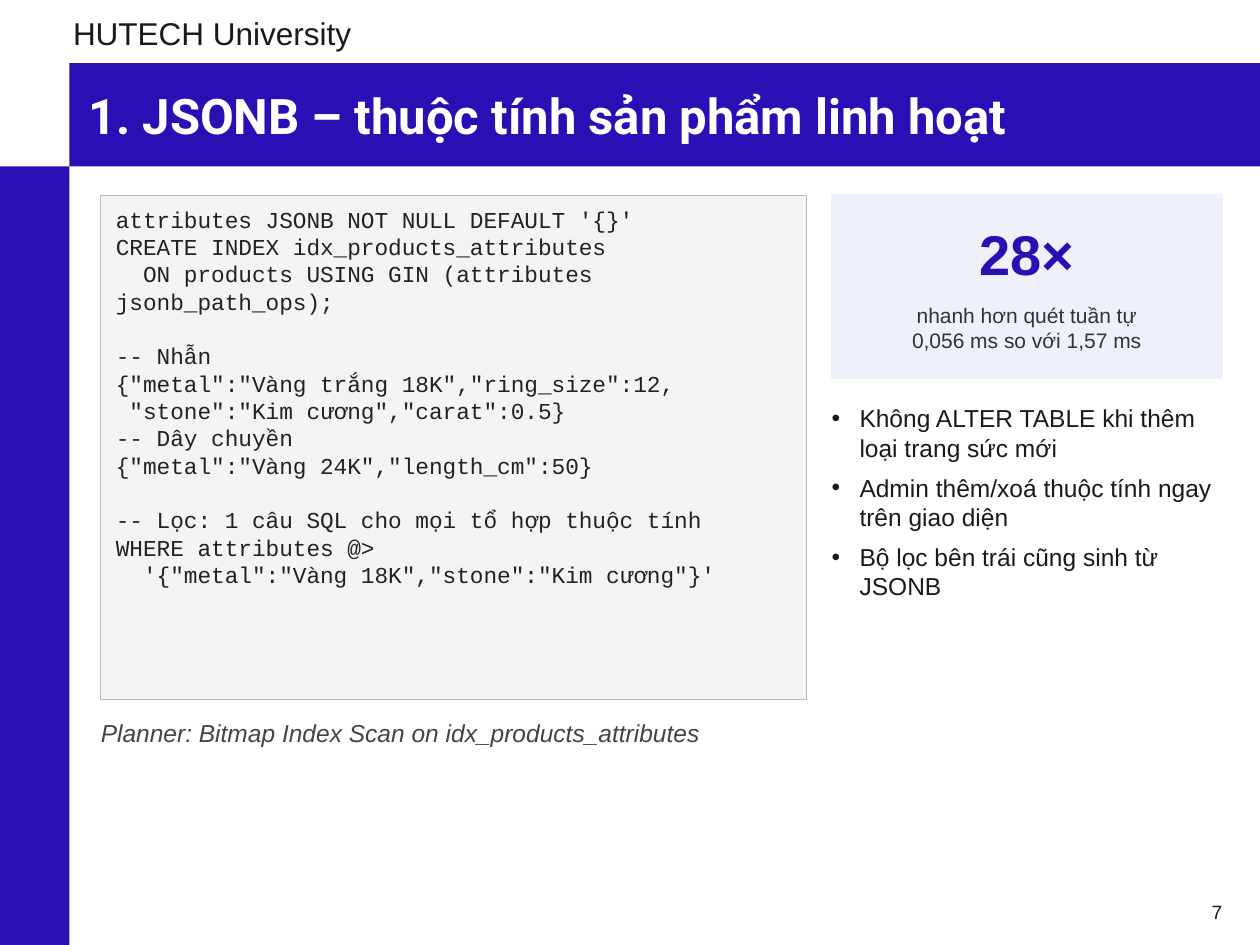
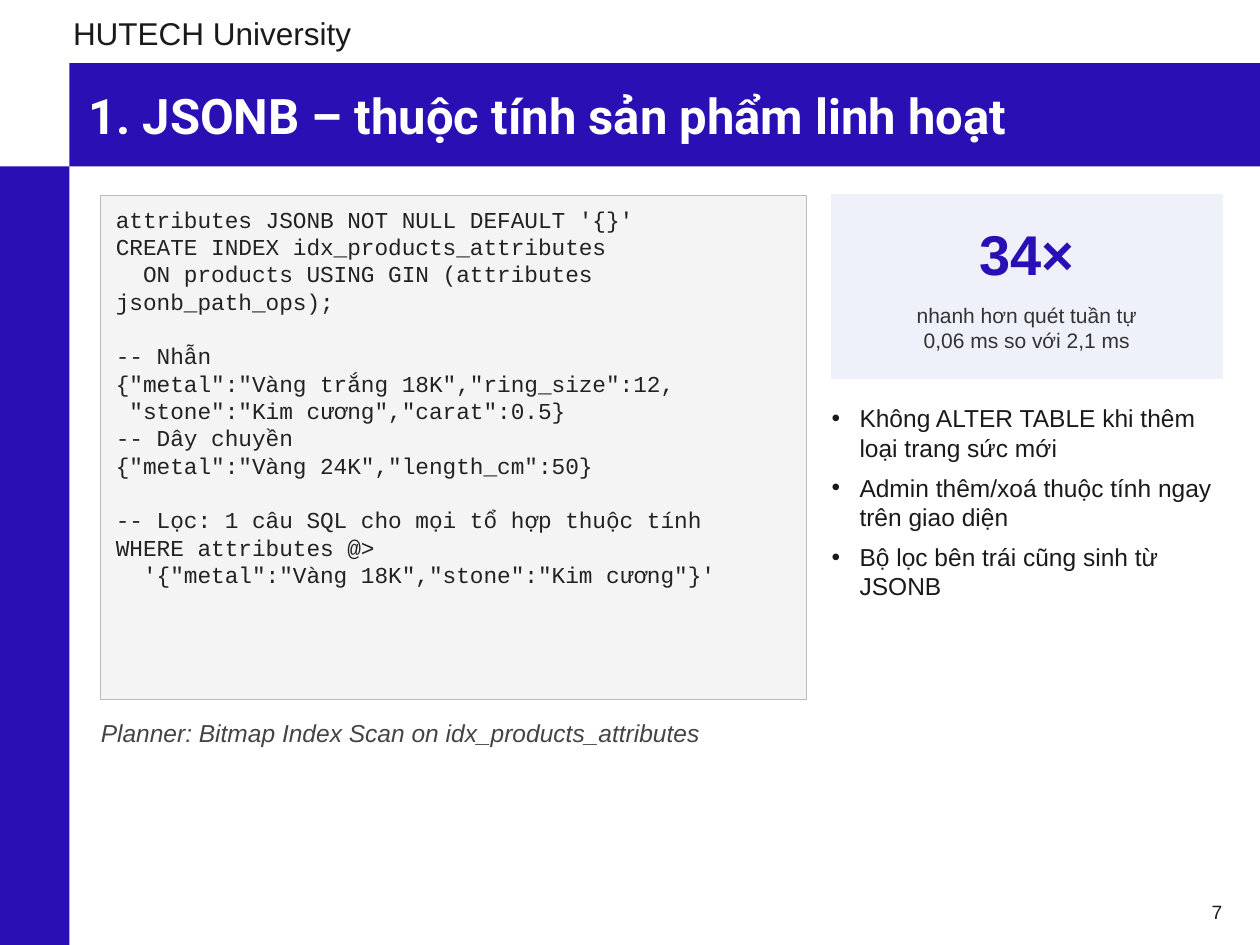
Before and after one commit to phunganhtuan123/master-csdl, a slide deck: slide 7 of docs/Slide_CSDL_Nhom6_PostgreSQL.pptx. Drawn at 1260x945 pixels with LibreOffice and Linux fonts; fonts in the diff are those of the drawing; background and template pictures are left out. Boxes give left, top, right and bottom in pixels: in the first picture for what was removed or moved away, otherwise in the second. Text is boxed around its words. In the diff, an @@ line names an element or a change of style, - is before the commit and + after.

```diff
--- a/docs/Slide_CSDL_Nhom6_PostgreSQL.pptx
+++ b/docs/Slide_CSDL_Nhom6_PostgreSQL.pptx
@@ text at (x1=979, y1=236, x2=1074, y2=276): text changed @@
-28×
+34×
@@ text at (x1=924, y1=332, x2=1130, y2=351): text changed @@
-0,056 ms so với 1,57 ms
+0,06 ms so với 2,1 ms
```
Also in this commit, not shown: 9 other slides changed, 24 other files.
